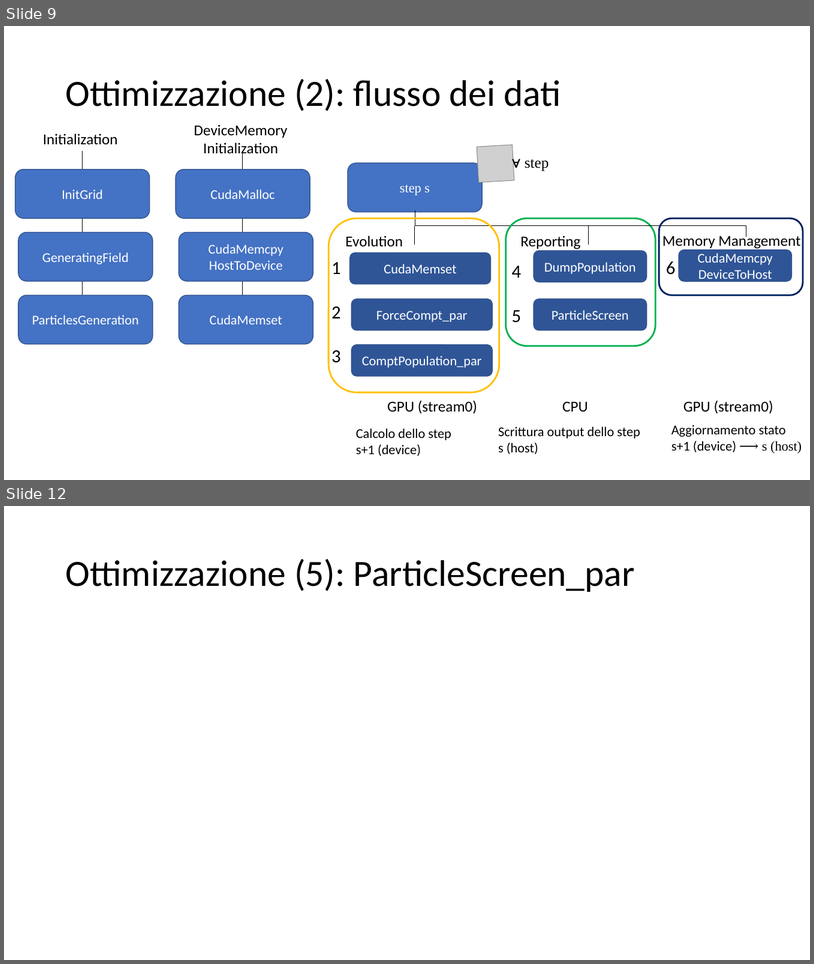
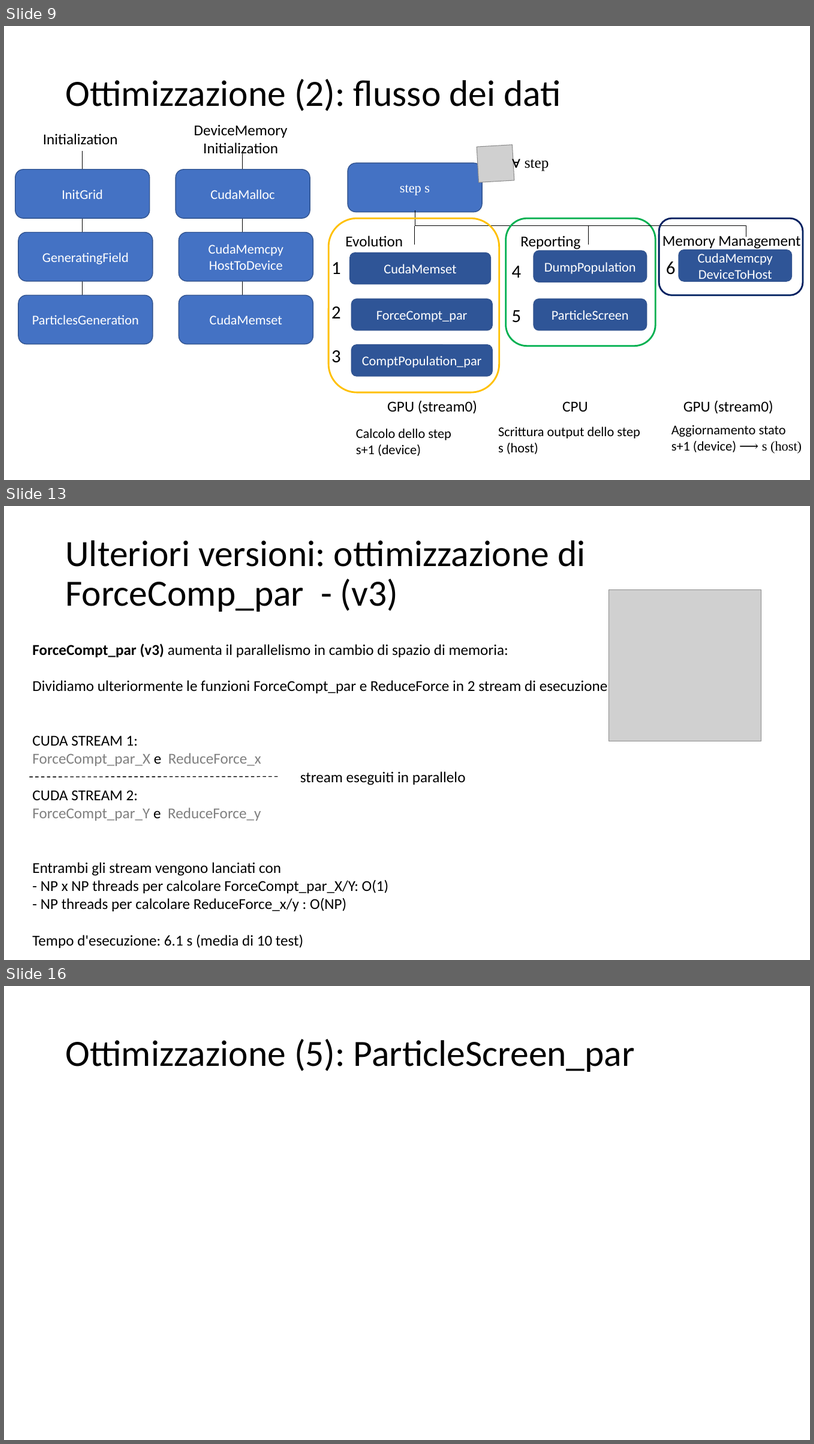
Before and after one commit to piepor/particles-simulation-parallel, a slide deck: presentazione/presentazione.pptx. Shown one above the other, each under a label of ours: slides 9 and 12 before the commit, slides 9, 13 and 16 after it; the slides between them are not shown. The pictures are 814x964 and 814x1444 pixels, drawn with LibreOffice and Linux fonts; fonts in the diff are those of the drawing; grey boxes stand for pictures. Boxes give left, top, right and bottom in pixels: in the first picture for what was removed or moved away, otherwise in the second. Text is boxed around its words. In the diff, an @@ line names an element or a change of style, - is before the commit and + after.

```diff
--- a/presentazione/presentazione.pptx
+++ b/presentazione/presentazione.pptx
@@ slide 13 added at <box>4,506,810,960</box>, background #FFFFFF @@
@@ title added at <box>65,540,585,612</box>, 44 pt, text #000000 @@
+Ulteriori versioni: ottimizzazione di ForceComp_par - (v3)
@@ picture added at <box>609,589,762,741</box> @@
@@ text added at <box>32,643,612,948</box>, 18 pt, text #000000 @@
+ForceCompt_par (v3) aumenta il parallelismo in cambio di spazio di memoria:
+Dividiamo ulteriormente le funzioni ForceCompt_par e ReduceForce in 2 stream di esecuzione:
+CUDA STREAM 1:
+ForceCompt_par_X e ReduceForce_x
+CUDA STREAM 2:
+ForceCompt_par_Y e ReduceForce_y
+Entrambi gli stream vengono lanciati con
+- NP x NP threads per calcolare ForceCompt_par_X/Y: O(1)
+- NP threads per calcolare ReduceForce_x/y : O(NP)
+Tempo d'esecuzione: 6.1 s (media di 10 test)
@@ text added at <box>300,771,466,785</box>, 18 pt, text #000000 @@
+stream eseguiti in parallelo
@@ line added from (29, 777) to (278, 777), #000000 1 pt dashed @@
@@ what was slide 12 is now slide 16 @@
```
Also in this commit, not shown: 4 slides changed, 3 other slides added, 3 other files.
